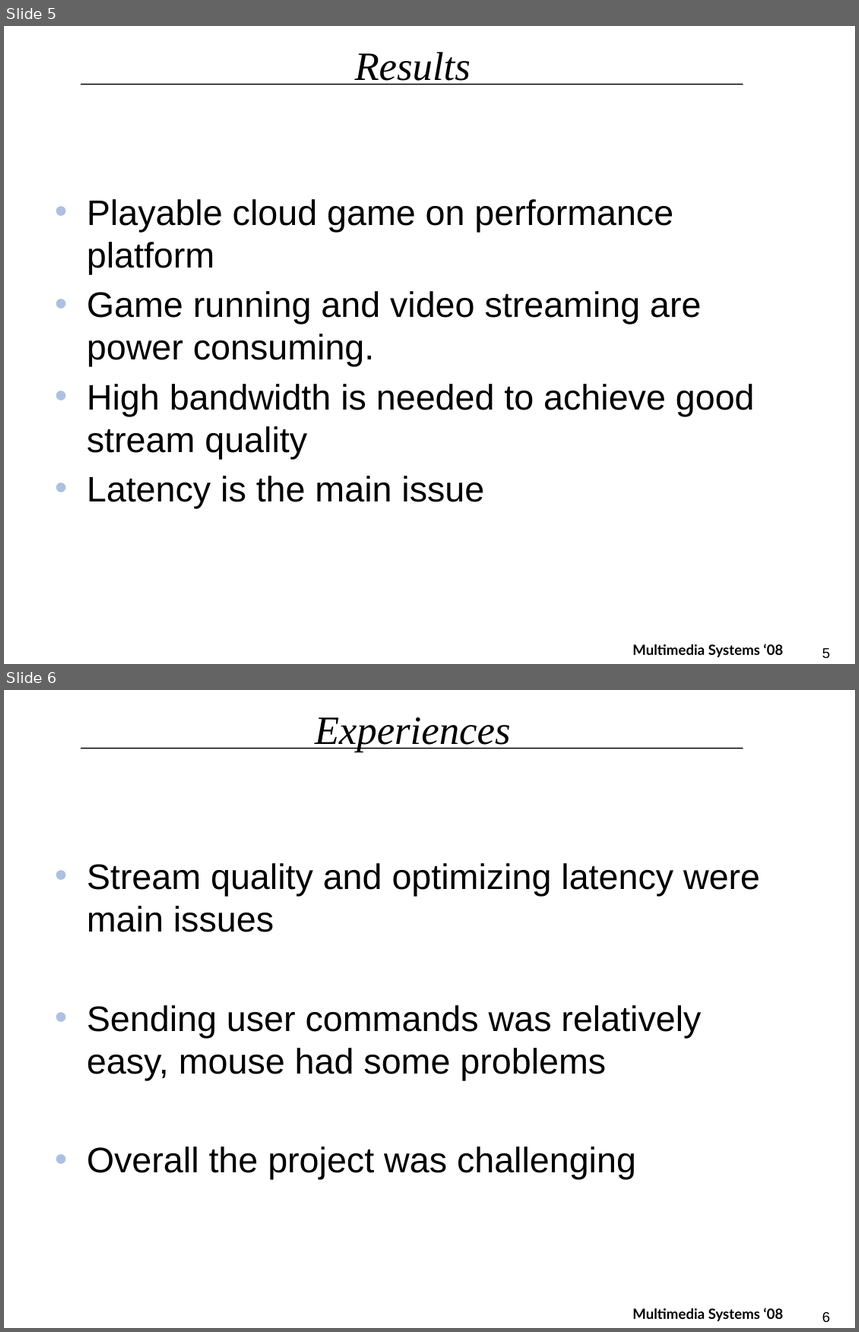
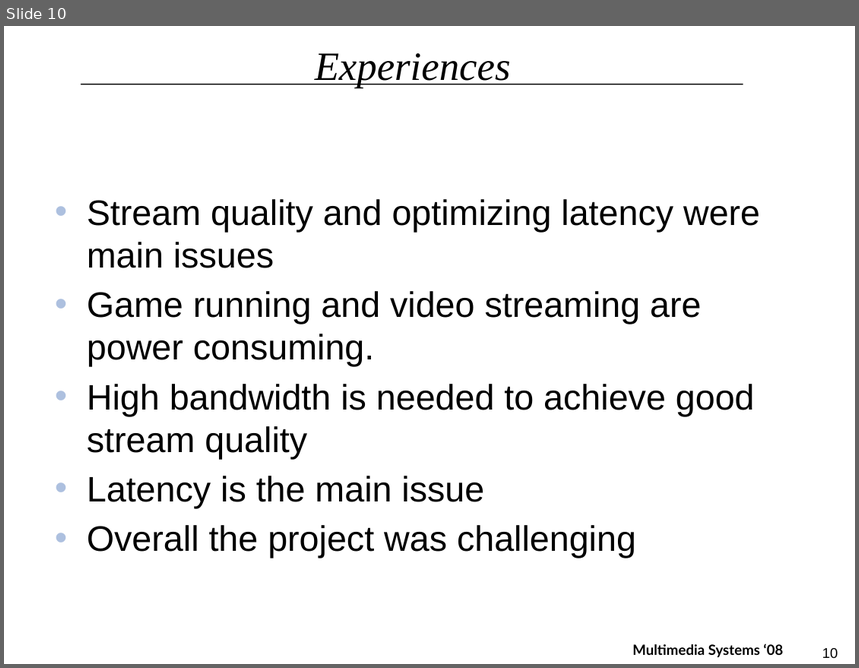
Before and after one commit to tv/C-WG3-1, a slide deck: docs/MMS_Final_Presentation.pptx. Shown one above the other, each under a label of ours: slides 5 and 6 before the commit, slide 10 after it. The pictures are 859x1332 and 859x668 pixels, drawn with LibreOffice and Linux fonts; fonts in the diff are those of the drawing; background and template pictures are left out. Boxes give left, top, right and bottom in pixels: in the first picture for what was removed or moved away, otherwise in the second. Text is boxed around its words. In the diff, an @@ line names an element or a change of style, - is before the commit and + after.

```diff
--- a/docs/MMS_Final_Presentation.pptx
+++ b/docs/MMS_Final_Presentation.pptx
@@ slide 6 removed at (x1=4, y1=690, x2=855, y2=1328), background #FFFFFF; not listed: 3 template elements that a slide beside it also shows @@
@@ title removed at (x1=315, y1=717, x2=511, y2=752) @@
-Experiences
@@ text removed at (x1=87, y1=863, x2=760, y2=1180) @@
-• Stream quality and optimizing latency were main issues
-• Sending user commands was relatively easy, mouse had some problems
-• Overall the project was challenging
@@ what was slide 5 is now slide 10 @@
@@ slide 10 changed as well @@
@@ title at (x1=315, y1=53, x2=511, y2=88): text changed @@
-Results
+Experiences
@@ text at (x1=87, y1=199, x2=760, y2=268): text changed @@
-• Playable cloud game on performance platform
+• Stream quality and optimizing latency were main issues
@@ text at (x1=87, y1=525, x2=636, y2=559): paragraph added @@
+• Overall the project was challenging
@@ page number at (x1=823, y1=648, x2=838, y2=658): text changed @@
-5
+10
```
Also in this commit, not shown: 3 other slides changed, 6 slides added, 1 other slide removed.
